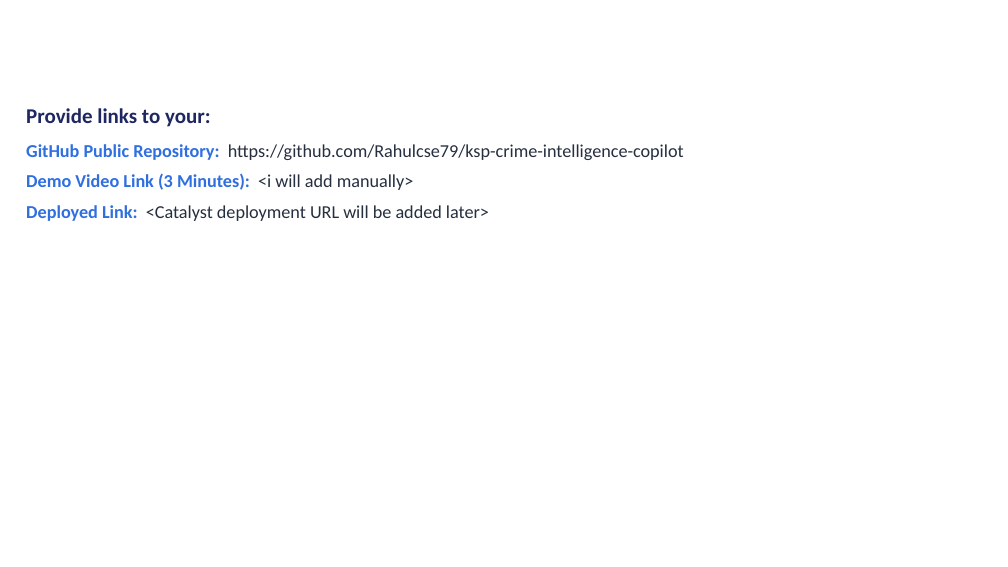
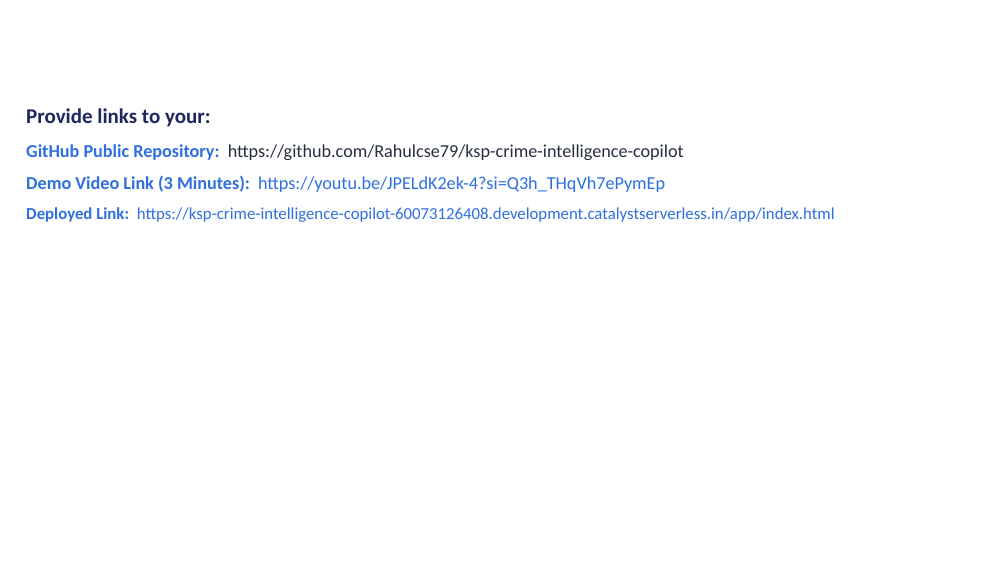
Before and after one commit to Rahulcse79/ksp-crime-intelligence-copilot, a slide deck: slide 13 of Docs/KSP_Datathon_2026_Final_Submission.pptx. Drawn at 1008x567 pixels with LibreOffice and Linux fonts; fonts in the diff are those of the drawing; background and template pictures are left out. Boxes give left, top, right and bottom in pixels: in the first picture for what was removed or moved away, otherwise in the second. Text is boxed around its words. In the diff, an @@ line names an element or a change of style, - is before the commit and + after.

```diff
--- a/Docs/KSP_Datathon_2026_Final_Submission.pptx
+++ b/Docs/KSP_Datathon_2026_Final_Submission.pptx
@@ text at box(26, 175, 835, 222): text changed; size 13 to 12 pt; text colour #262F40 to #2F6FE0 @@
-Demo Video Link (3 Minutes): <i will add manually>
-Deployed Link: <Catalyst deployment URL will be added later>
+Demo Video Link (3 Minutes): https://youtu.be/JPELdK2ek-4?si=Q3h_THqVh7ePymEp
+Deployed Link: https://ksp-crime-intelligence-copilot-60073126408.development.catalystserverless.in/app/index.html
```
Also in this commit, not shown: 1 other slide changed, 1 other file.
